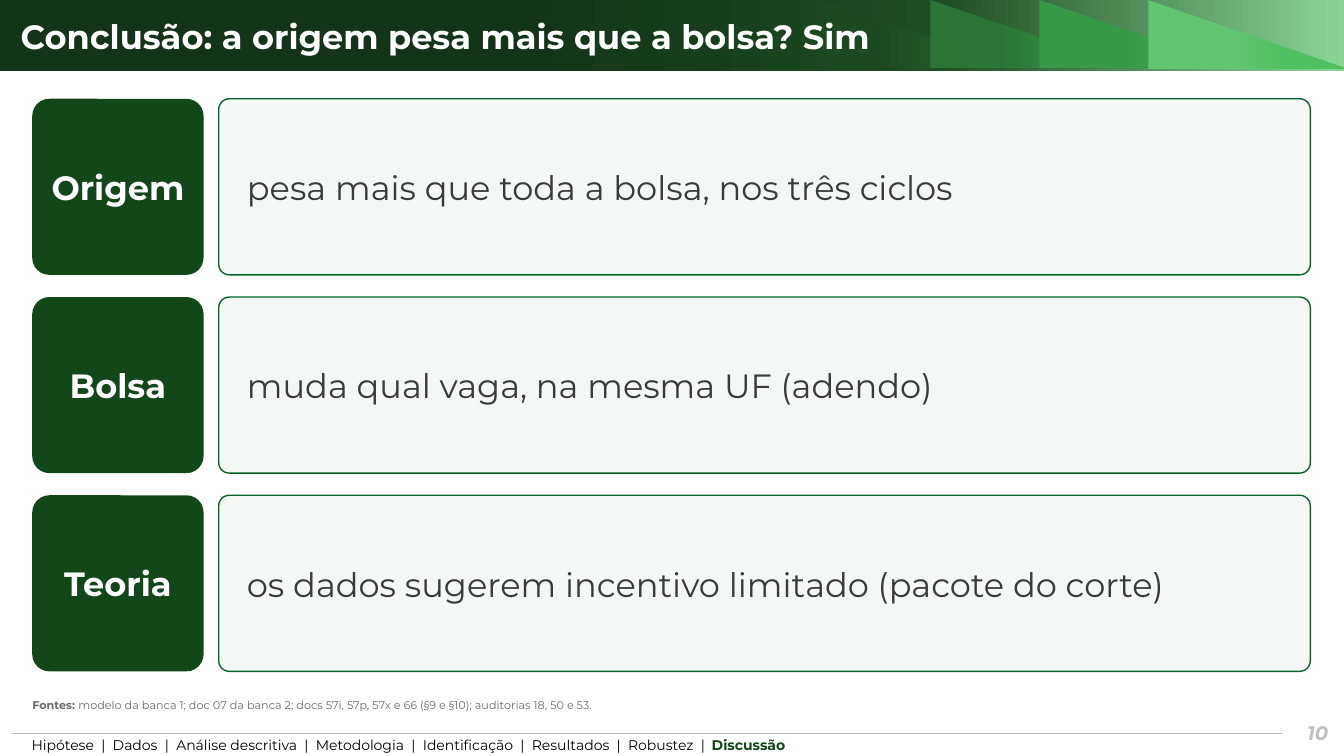
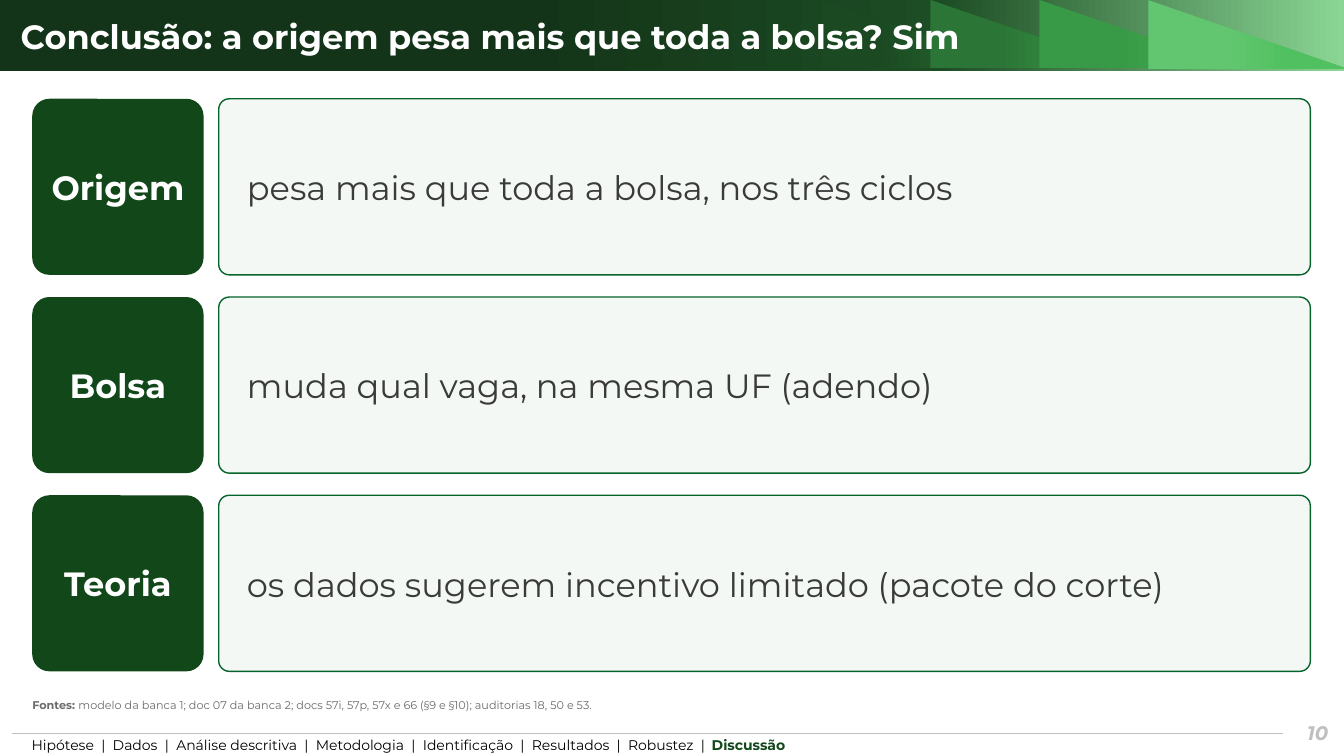
Before and after one commit to ka1victor/impact-eval-health-econ-pmme, a slide deck: slide 10 of output/apresentacao_banca2/deck_banca2_curto.pptx. Drawn at 1344x756 pixels with LibreOffice and Linux fonts; fonts in the diff are those of the drawing; background and template pictures are left out. Boxes give left, top, right and bottom in pixels: in the first picture for what was removed or moved away, otherwise in the second. Text is boxed around its words. In the diff, an @@ line names an element or a change of style, - is before the commit and + after.

```diff
--- a/output/apresentacao_banca2/deck_banca2_curto.pptx
+++ b/output/apresentacao_banca2/deck_banca2_curto.pptx
@@ title at <box>21,16,959,57</box>: text changed @@
-Conclusão: a origem pesa mais que a bolsa? Sim
+Conclusão: a origem pesa mais que toda a bolsa? Sim
```
Also in this commit, not shown: 5 other slides changed, 18 other files.
